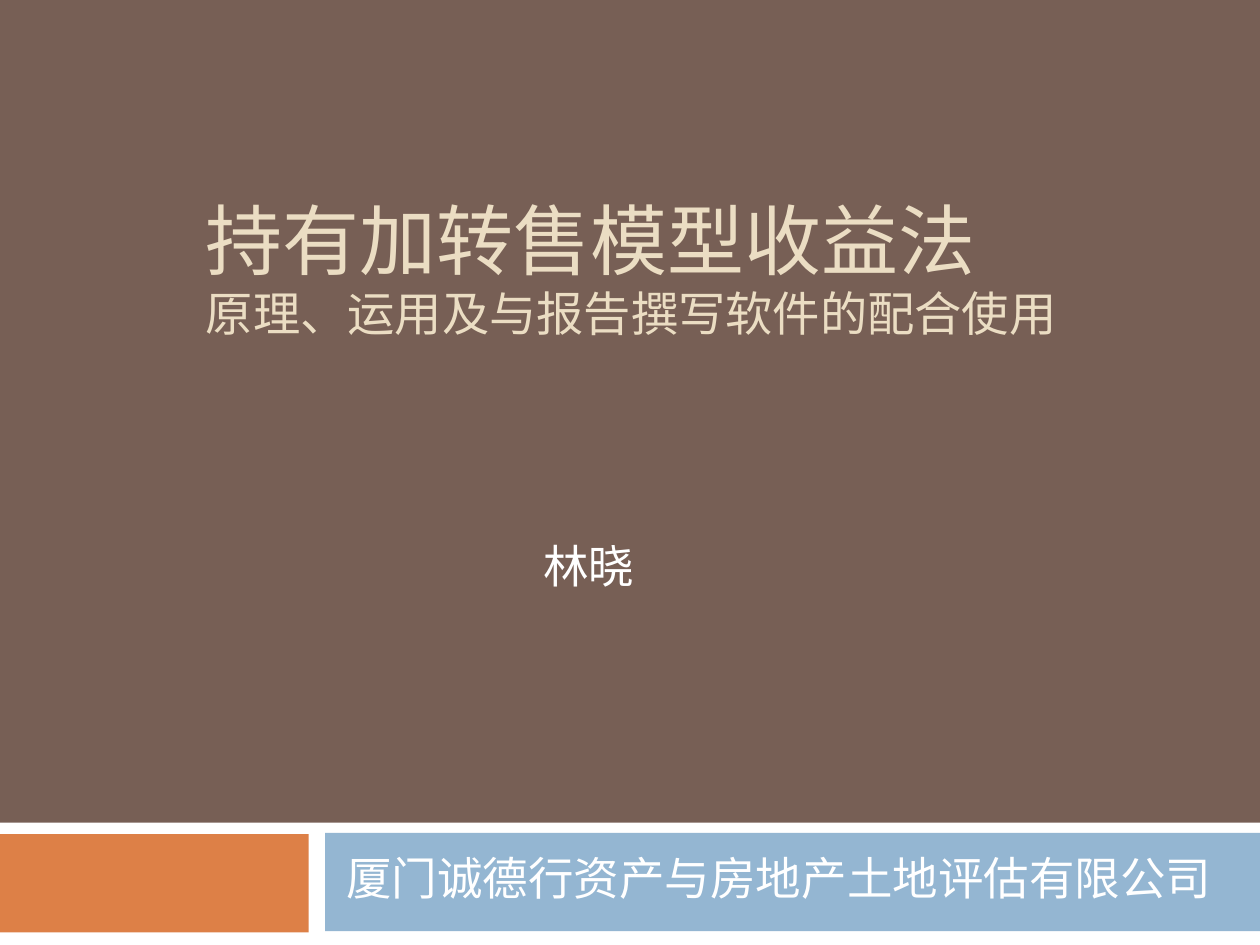
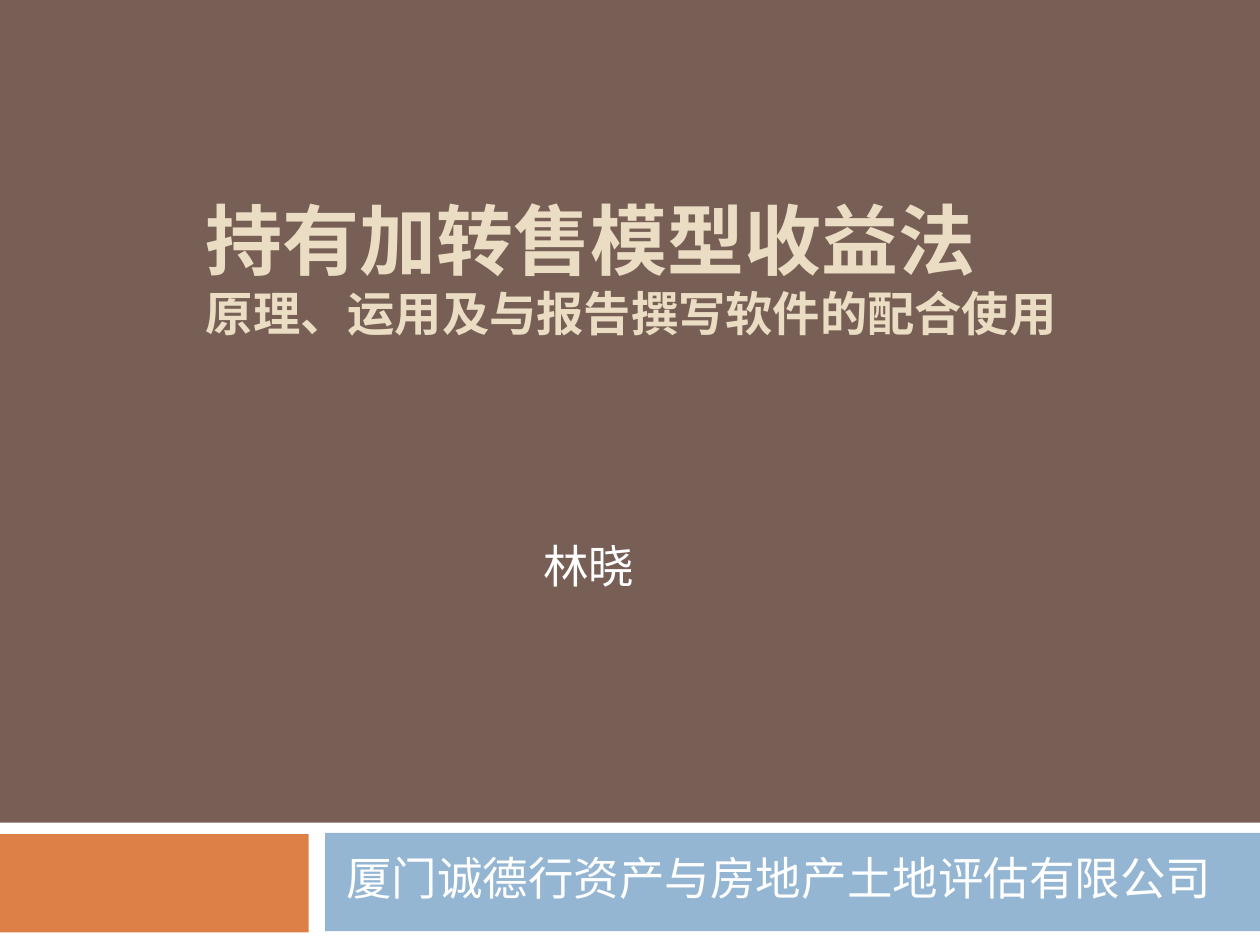
Before and after one commit to VinceLim68/cdh_works, a slide deck: slide 1 of 报告模板设计/持有加转售模型收.pptx. Drawn at 1260x945 pixels with LibreOffice and Linux fonts; fonts in the diff are those of the drawing. Boxes give left, top, right and bottom in pixels: in the first picture for what was removed or moved away, otherwise in the second. Text is boxed around its words. In the diff, an @@ line names an element or a change of style, - is before the commit and + after.

```diff
--- a/报告模板设计/持有加转售模型收.pptx
+++ b/报告模板设计/持有加转售模型收.pptx
@@ title "持有加转售模型收益法 原理、运用及与报告撰写软件的配合使用" at box(206, 203, 1057, 336): bold on @@
```
Also in this commit, not shown: 1 other slide changed, 3 other files.
